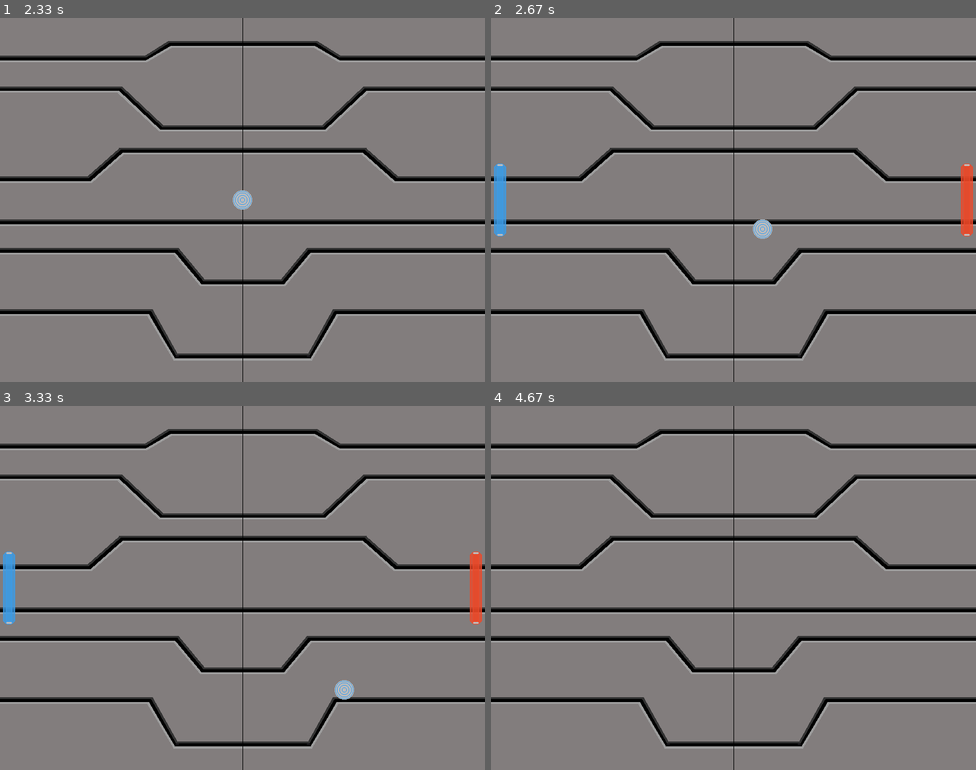
Above: before the commit, frames 1-4 (two rows, left to right).
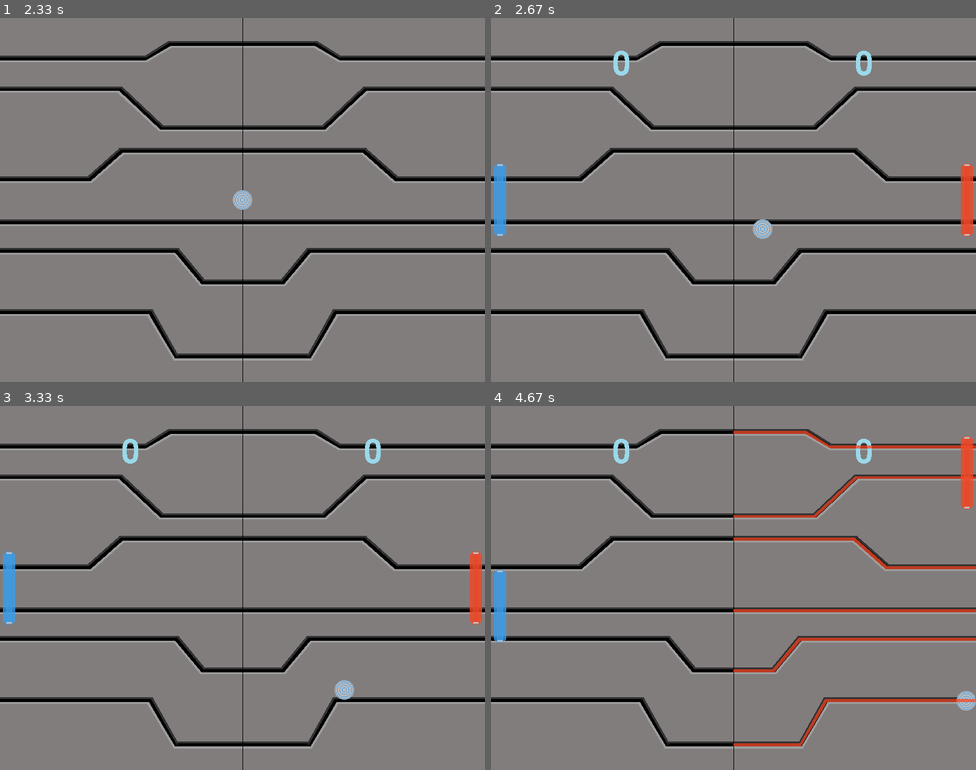
Above: after the commit, the same moments.

Repository: MarcinCichy/TronG---game-with-animation-and-sounds---Pygame
Game: pygame game, started from pong_v2.py
The game is run twice, just before and just after one commit, with the same random seed, the same clock (stepped at 60 frames per second) and the same inputs.
Inputs:
- Up to frame 1 (2.33 s): no input
- Up to frame 2 (2.67 s): no input
- Up to frame 3 (3.33 s): no input
- Up to frame 4 (4.67 s): hold Up 3.33-3.8 s; hold Down 3.83-4.2 s; tap Z at 3.9, 4.3 s; tap A at 3.98 s; hold Up 4.23-4.53 s

Frame 1 is identical in both runs. In frame 2, 0.3% of the frame differs, in the area x 25-79%, y 9-16%; in frame 3, 0.3%; in frame 4, 3.9%, in the area x 0-100%, y 6-94%.

Commit message:
Added points counting and show them on the screen. Added end_game() procedure

Diff:
--- a/Constants.py
+++ b/Constants.py
@@ -1,5 +1,5 @@
 import pygame
-import random
+pygame.font.init()
 
 SCREEN_HIGHT = 600
 SCREEN_WIDTH = 800
@@ -14,6 +14,9 @@
 # --------------------------------------------------
 PADDLE_SPEED_RIGHT = 0
 PADDLE_SPEED_LEFT = 0
+LEFT_POINTS = 0
+RIGHT_POINTS = 0
+END_GAME_POINTS = 3
 # --------------------------------------------------
 ANIMATION_LIST = []
 ANIMATION_STEPS = 12
@@ -21,3 +24,5 @@
 screen = pygame.display.set_mode((SCREEN_WIDTH, SCREEN_HIGHT))
 MIDDLE_LINE_COLOR = (0, 0, 0)
 BKG_COLOR = pygame.Color(50, 50, 50)
+FONT_COLOR = pygame.Color(153, 217, 234)
+game_font = pygame.font.Font("fonts/tr2n/Tr2n.ttf", 80)
--- a/Disk.py
+++ b/Disk.py
@@ -1,4 +1,4 @@
-from random import *
+import random
 import spritesheet
 from Board import Board
 from Constants import *
@@ -20,8 +20,8 @@
 	def disk_start(self):
 		self.disk_ingame_pos.center = (SCREEN_HALF_WIDTH, SCREEN_HALF_HIGHT)
 		self.disk_appears_anim()
-		self.speed_x *= random.choice((1, -1))
-		self.speed_y *= random.choice((1, -1))
+		self.speed_x *= random.choice([1, -1])
+		self.speed_y *= random.choice([1, -1])
 		screen.blit(self.disk_ingame_img, self.disk_ingame_pos)
 		pygame.time.delay(250)
 
--- a/Paddles.py
+++ b/Paddles.py
@@ -1,4 +1,5 @@
 from Constants import *
+import spritesheet
 
 
 class Paddle:
@@ -12,6 +13,10 @@
 		self.paddle_right_pos.center = (SCREEN_WIDTH-15, SCREEN_HALF_HIGHT)
 		self.paddle_left_pos.center = (SCREEN_WIDTH - SCREEN_WIDTH + 15, SCREEN_HALF_HIGHT)
 		self.paddle_right_pos.center = (SCREEN_WIDTH - 15, SCREEN_HALF_HIGHT)
+		# self.right_paddle_lost_disk_img = pygame.image.load_extended('pics/Right_Paddle_Alpha_Lost_Disk_Anim.png').convert_alpha()
+		# self.right_sprite_sheet = spritesheet.SpriteSheet(self.right_paddle_lost_disk_img)
+		# self.left_paddle_lost_disk_img = pygame.image.load_extended('pics/Left_Paddle_Alpha_Lost_Disk_Anim.png').convert_alpha()
+		# self.left_sprite_sheet = spritesheet.SpriteSheet(self.left_paddle_lost_disk_img)
 
 	def show_paddles(self):
 		if self.name == "left":
@@ -31,3 +36,6 @@
 			self.paddle_left_pos.top = 0
 		if self.paddle_left_pos.bottom >= SCREEN_HIGHT:
 			self.paddle_left_pos.bottom = SCREEN_HIGHT
+
+	# def paddle_lost_point(self):
+	# 	spritesheet.sprite_animation(4, 20, 120, 1, 'black', 100, 200)
--- a/functions.py
+++ b/functions.py
@@ -5,15 +5,20 @@
 import pygame
 
 
-def start_game():
+left_points = LEFT_POINTS
+right_points = RIGHT_POINTS
+
+
+# set a new disk
+def new_disk():
 	start_game_board = Board()
 	start_game_board.board_appearance()
-	new_disk = Disk()
-	new_disk.disk_start()
+	renew_disk = Disk()
+	renew_disk.disk_start()
 
 
+# check collision with paddles and check if disk is stick to the paddle
 def collisons(disk, right_paddle, left_paddle, right_paddle_speed, left_paddle_speed, right_paddle_stick, left_paddle_stick):
-	# check collision with paddles and check if disk is stick to the paddle
 	if disk.disk_ingame_pos.colliderect(right_paddle.paddle_right_pos) or disk.disk_ingame_pos.colliderect(left_paddle.paddle_left_pos):
 		if right_paddle_stick == 1 and disk.disk_ingame_pos.colliderect(right_paddle.paddle_right_pos):
 			disk.speed_x = 0
@@ -26,6 +31,13 @@
 			disk.speed_y = right_paddle_speed
 		elif left_paddle_stick == -1 and disk.disk_ingame_pos.colliderect(left_paddle.paddle_left_pos) and left_paddle_speed != 0:
 			disk.speed_x += DISK_SPEED_X
+			disk.speed_y = left_paddle_speed
+		# check that below
+		elif right_paddle_stick == -1 and disk.disk_ingame_pos.colliderect(right_paddle.paddle_right_pos) and right_paddle_speed == 0:
+			disk.speed_x = 0
+			disk.speed_y = right_paddle_speed
+		elif left_paddle_stick == -1 and disk.disk_ingame_pos.colliderect(left_paddle.paddle_left_pos) and left_paddle_speed == 0:
+			disk.speed_x = 0
 			disk.speed_y = left_paddle_speed
 
 		# check collision with paddles and change the direction of the disc
@@ -58,15 +70,43 @@
 # Check if the disk has reached its target
 # and show by filling in half of the board where the player lost a point
 def lost_point(disk, background):
+	global left_points, right_points
+	end_game(left_points, right_points, background)
+	show_points(left_points, right_points)
 	if disk.disk_ingame_pos.right >= SCREEN_WIDTH or disk.disk_ingame_pos.left <= 0:
 		if disk.disk_ingame_pos.right >= SCREEN_WIDTH:
+			left_points += 1
 			background.fill_board("board_right")
+			# Paddle.paddle_lost_point("right_paddle")
 		elif disk.disk_ingame_pos.left <= 0:
+			right_points += 1
 			background.fill_board("board_left")
-		background.board_static()  # -> check it
+
+		# background.board_static()  # -> check it if is needed
 		pygame.time.delay(650)
 		disk.disk_ingame_pos.center = (SCREEN_HALF_WIDTH, SCREEN_HALF_HIGHT)
 		# after lost point, set disk speed at start values
 		disk.speed_x = DISK_SPEED_X
 		disk.speed_y = DISK_SPEED_Y
-		start_game()
+		new_disk()
+
+
+def show_points(l_points, r_points):
+	left_points_text = game_font.render(f"{l_points}", False, FONT_COLOR)
+	screen.blit(left_points_text, (200, 50))
+	right_points_text = game_font.render(f"{r_points}", False, FONT_COLOR)
+	screen.blit(right_points_text, (600, 50))
+
+
+def end_game(l_points, r_points, background):
+	if l_points == END_GAME_POINTS or r_points == END_GAME_POINTS:
+		background.board_static()
+		end_game_text = game_font.render("GAME OVER", False, FONT_COLOR)
+		screen.blit(end_game_text, (170, 300))
+		pygame.time.delay(3000)
+		# menu()
+		# left_points = LEFT_POINTS
+		# right_points = RIGHT_POINTS
+		# disk.speed_x = DISK_SPEED_X
+		# disk.speed_y = DISK_SPEED_Y
+		# new_disk()
--- a/pong_v2.py
+++ b/pong_v2.py
@@ -1,6 +1,6 @@
 """ Exam at mentoring program "Za rączkę"
 			Game "PONG"
-										"""
+"""
 
 import functions
 from Paddles import Paddle
@@ -11,7 +11,8 @@
 
 
 pygame.init()
-pygame.display.set_caption('Tron PONG')
+
+pygame.display.set_caption('TronG')
 clock = pygame.time.Clock()
 
 screen.fill(BKG_COLOR)
@@ -21,7 +22,8 @@
 left_paddle = Paddle("left")
 right_paddle = Paddle("right")
 
-functions.start_game()
+functions.new_disk()
+
 
 while True:
 
@@ -70,7 +72,6 @@
 	# ----------------------------- game logic -----------------------------
 
 	functions.collisons(disk, right_paddle, left_paddle, PADDLE_SPEED_RIGHT, PADDLE_SPEED_LEFT, RIGHT_PADDLE_STICK_DISK, LEFT_PADDLE_STICK_DISK)
-	functions.lost_point(disk, background)
 
 	disk.disk_move()
 	left_paddle.show_paddles()
@@ -78,5 +79,7 @@
 	right_paddle.paddle_move(PADDLE_SPEED_RIGHT)
 	left_paddle.paddle_move(PADDLE_SPEED_LEFT)
 
+	functions.lost_point(disk, background)
+
 	pygame.display.update()
 	clock.tick(60)
--- a/spritesheet.py
+++ b/spritesheet.py
@@ -1,6 +1,6 @@
 # from https://github.com/russs123/pygame_tutorials/blob/main/sprite_tutorial/spritesheet.py
-
 import pygame
+from Constants import *
 
 
 class SpriteSheet:
@@ -12,5 +12,17 @@
 		image.blit(self.sheet, (0, 0), ((frame * width), 0, width, height))
 		image = pygame.transform.scale(image, (width * scale, height * scale))
 		image.set_colorkey(colour)
+		return image
 
-		return image
+# def sprite_animation(animation_steps, x_frame_size, y_frame_size, scale, alpha_colour, anim_pos_x, anim_pos_y):
+# 	# animation_steps = frames in spritesheet
+# 	animation_list = []
+#
+# 	for x in range(animation_steps):
+# 		animation_list.append(right_sprite_sheet.get_image(x, x_frame_size, y_frame_size, scale, alpha_colour))
+#
+# 	for frame in range(len(animation_list)):
+# 		# to check if all images are in animation_list, change x position of screen.blit to "frame*50 for example"
+# 		screen.blit(animation_list[frame], (anim_pos_x, anim_pos_y))
+# 		pygame.display.update()
+# 		pygame.time.delay(80)
